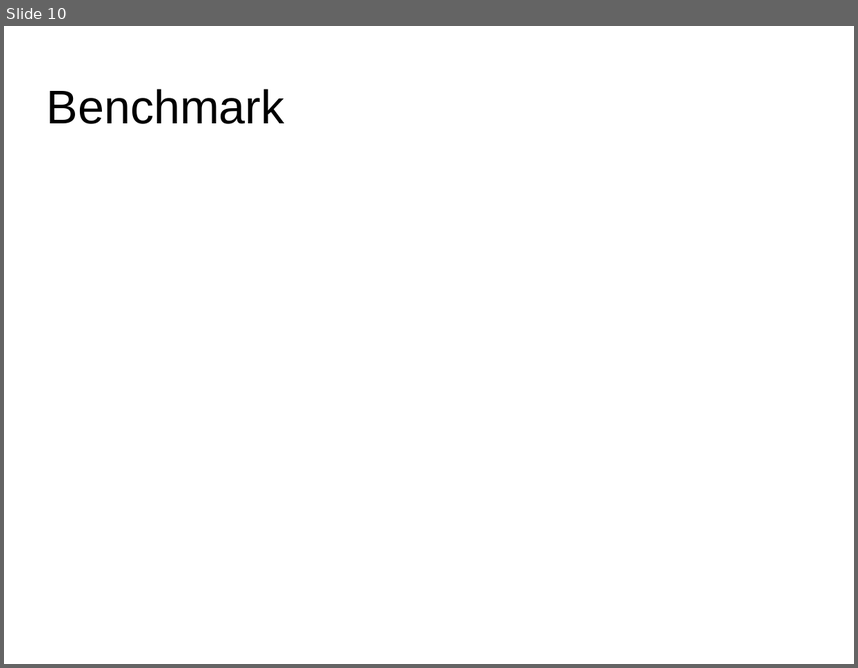
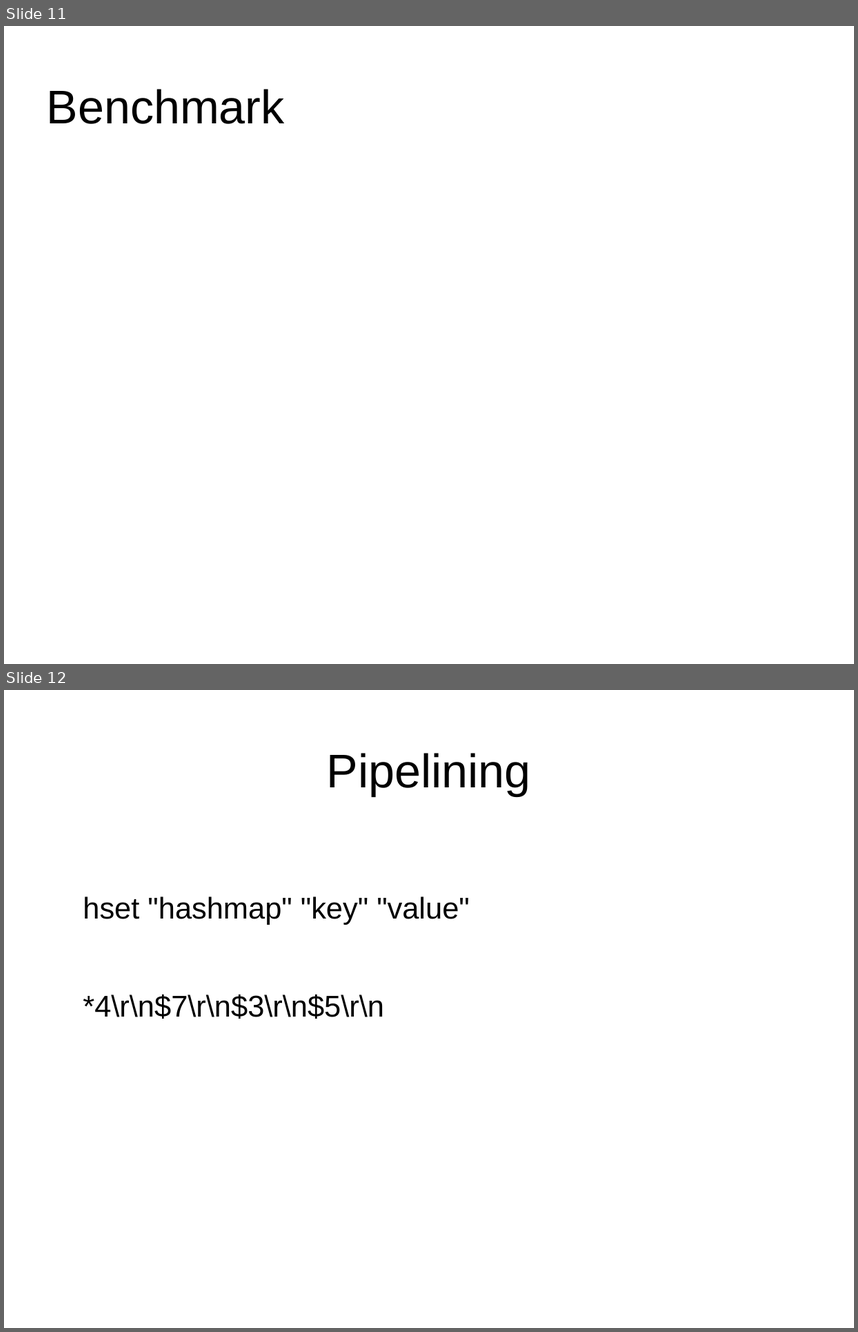
Before and after one commit to deslum/gopipe, a slide deck: presentation.odp. Shown one above the other, each under a label of ours: slide 10 before the commit, slides 11 and 12 after it. The pictures are 858x668 and 858x1332 pixels, drawn with LibreOffice and Linux fonts; fonts in the diff are those of the drawing. Boxes give left, top, right and bottom in pixels: in the first picture for what was removed or moved away, otherwise in the second. Text is boxed around its words. In the diff, an @@ line names an element or a change of style, - is before the commit and + after.

```diff
--- a/presentation.odp
+++ b/presentation.odp
@@ slide 12 added at <box>4,690,854,1328</box>, background #FFFFFF @@
@@ title added at <box>327,753,531,796</box>, 44 pt, text #000000 @@
+Pipelining
@@ text added at <box>83,896,470,1018</box>, 28 pt, text #000000 @@
+hset "hashmap" "key" "value"
+*4\r\n$7\r\n$3\r\n$5\r\n
@@ what was slide 10 is now slide 11 @@
```
Also in this commit, not shown: 7 slides changed, 13 other slides added, 2 slides removed, 2 other files.
